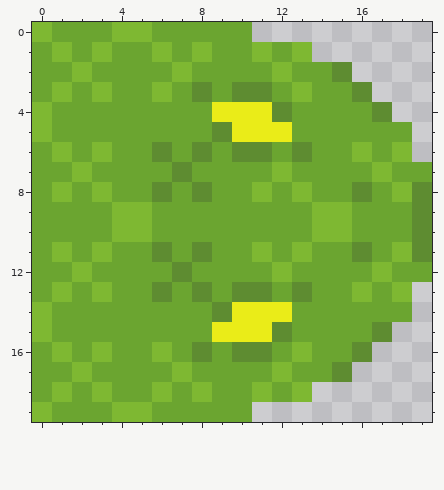
Pixel-art sprite, stored at client/assets/images/head/green/head_green_right.png. Above is the file before it was changed.
The file is 20x20 pixels.
The result:
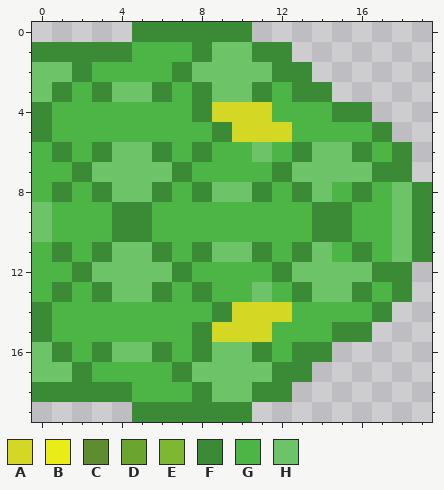
Palette (. is transparent): A #d5d725  B #eaec18  C #5e8c31  D #6ba530  E #7eb832  F #3b8b36  G #4cb546  H #6cc368
The author wrote: updated green snake images, updated height of end screen loading bar
What changed:
Changed rows in their new state; - is an unchanged pixel.
first column x 0:
 0 .....FFFFFF---------
 1 FFFFFGGGFHHFF.------
 2 HHFGGGGFHHHHFF..----
 3 HFGFHHFGFHHFGFF..---
 4 FGGGGGGGFAAAGGGFF.--
 5 FGGGGGGGGFAAAGGGGF.-
 6 GFGFHHFGFGGHGFHHFGF-
 7 GGFHHHHFGGGGFHHHHFF.
 8 GFGFHHFGFHHFGFHGFGHF
 9 HGGGFFGGGGGGGGFFGGHF
10 HGGGFFGGGGGGGGFFGGHF
11 GFGFHHFGFHHFGFHGFGHF
12 GGFHHHHFGGGGFHHHHFF.
13 GFGFHHFGFGGHGFHHFGF-
14 FGGGGGGGGFAAAGGGGF.-
15 FGGGGGGGFAAAGGGFF.--
16 HFGFHHFGFHHFGFF..---
17 HHFGGGGFHHHHFF..----
18 FFFFFGGGFHHFF.------
19 .....FFFFFF---------
Boxes around the changes in both pictures, in picture pixels (x1, y1, x2, y2):
changed: (32, 22, 432, 422)
